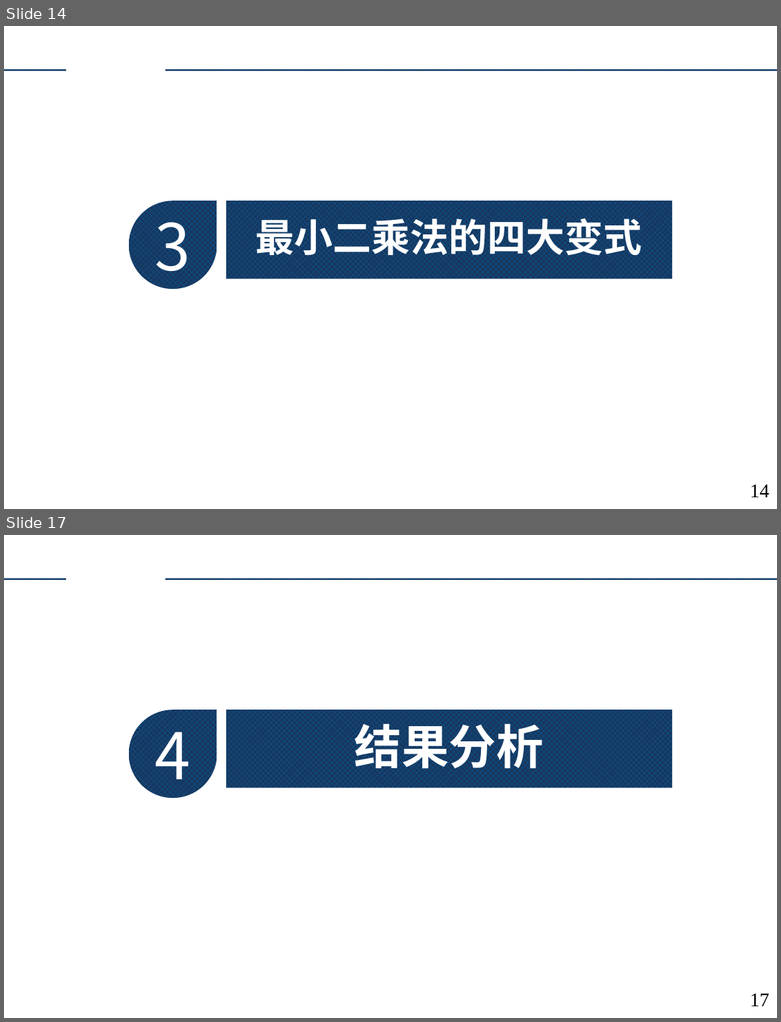
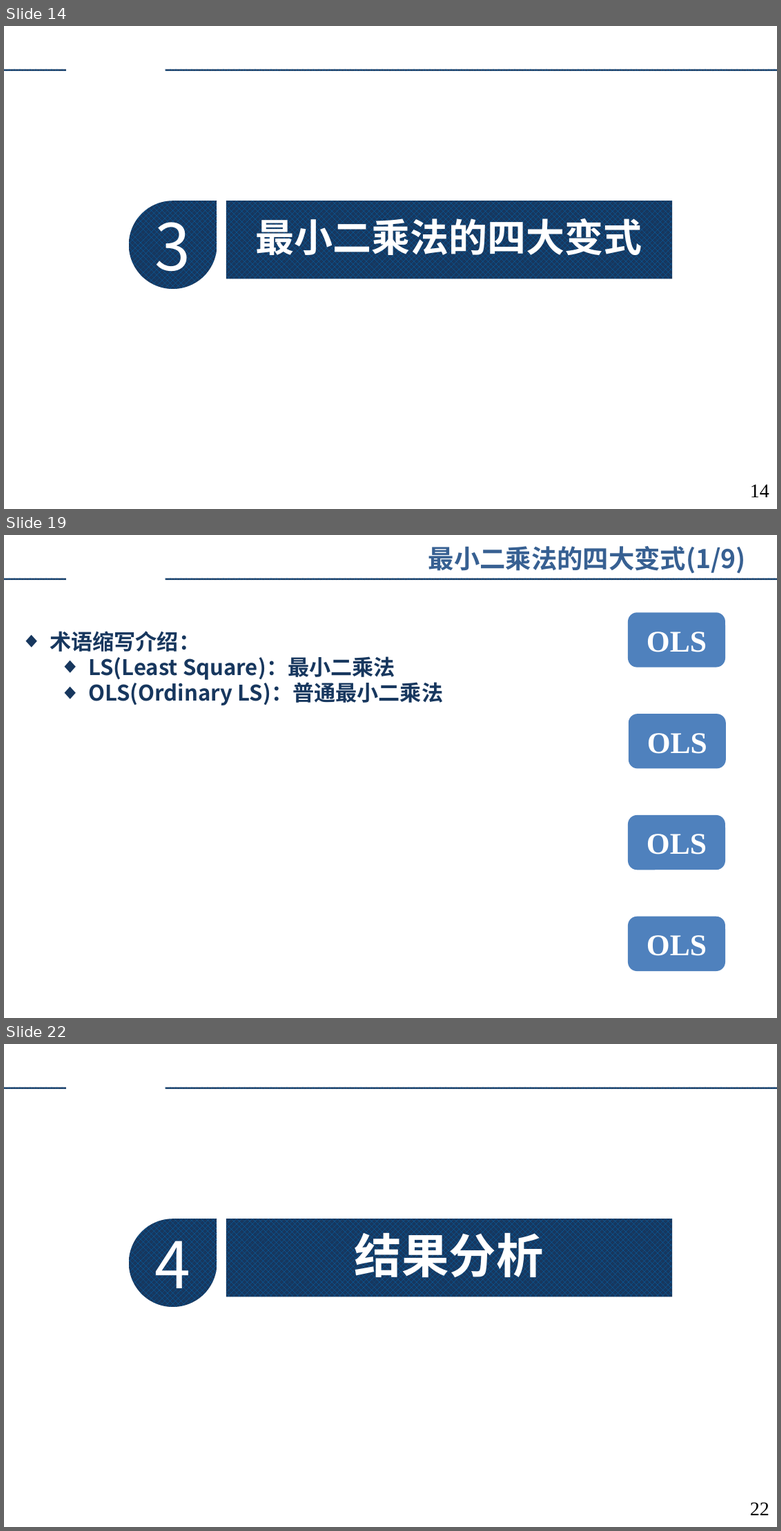
Before and after one commit to augusto-13/ErrorTheory_discussion_ppt, a slide deck: 2023-4-9.pptx. Shown one above the other, each under a label of ours: slides 14 and 17 before the commit, slides 14, 19 and 22 after it; the slides between them are not shown. The pictures are 781x1022 and 781x1531 pixels, drawn with LibreOffice and Linux fonts; fonts in the diff are those of the drawing; background and template pictures are left out. Boxes give left, top, right and bottom in pixels: in the first picture for what was removed or moved away, otherwise in the second. Text is boxed around its words. In the diff, an @@ line names an element or a change of style, - is before the commit and + after.

```diff
--- a/2023-4-9.pptx
+++ b/2023-4-9.pptx
@@ slide 19 added at (x1=4, y1=535, x2=777, y2=1018), background #FFFFFF; not listed: 2 template elements that a slide beside it also shows @@
@@ text added at (x1=428, y1=546, x2=746, y2=574), 24 pt, text #376092, bold @@
+最小二乘法的四大变式(1/9)
@@ rounded rectangle added at (x1=628, y1=612, x2=725, y2=667), fill #4F81BD, 28 pt, text #FFFFFF, bold @@
+OLS
@@ text added at (x1=50, y1=631, x2=443, y2=705), 20 pt, text #17375E, bold @@
+◆ 术语缩写介绍：
+  ◆ LS(Least Square)：最小二乘法
+  ◆ OLS(Ordinary LS)：普通最小二乘法
@@ rounded rectangle added at (x1=628, y1=714, x2=726, y2=768), fill #4F81BD, 28 pt, text #FFFFFF, bold @@
+OLS
@@ rounded rectangle added at (x1=628, y1=814, x2=725, y2=870), fill #4F81BD, 28 pt, text #FFFFFF, bold @@
+OLS
@@ rounded rectangle added at (x1=628, y1=917, x2=725, y2=972), fill #4F81BD, 28 pt, text #FFFFFF, bold @@
+OLS
@@ what was slide 17 is now slide 22 @@
@@ page number at (x1=750, y1=1502, x2=769, y2=1515): text changed @@
-17
+22
```
Also in this commit, not shown: 4 slides changed, 4 other slides added.
